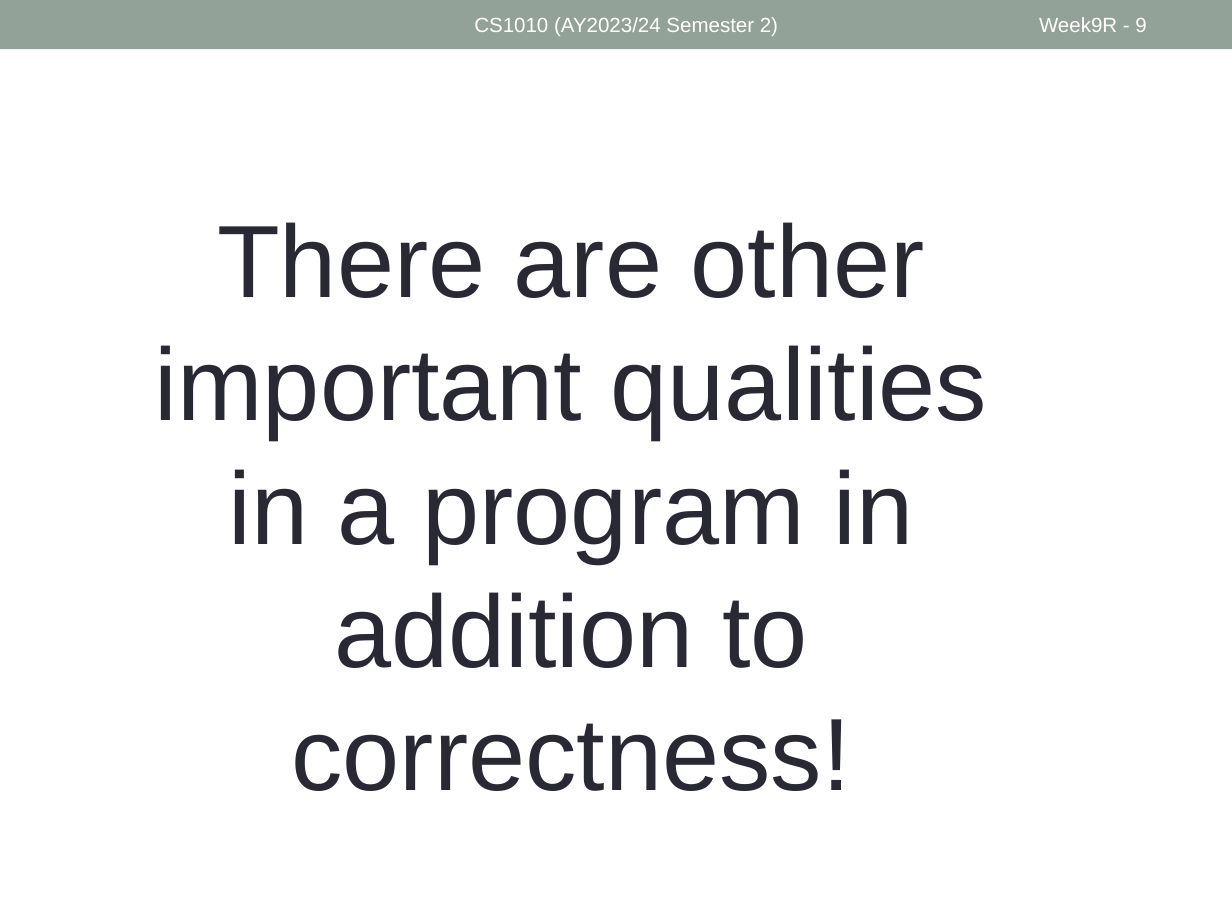
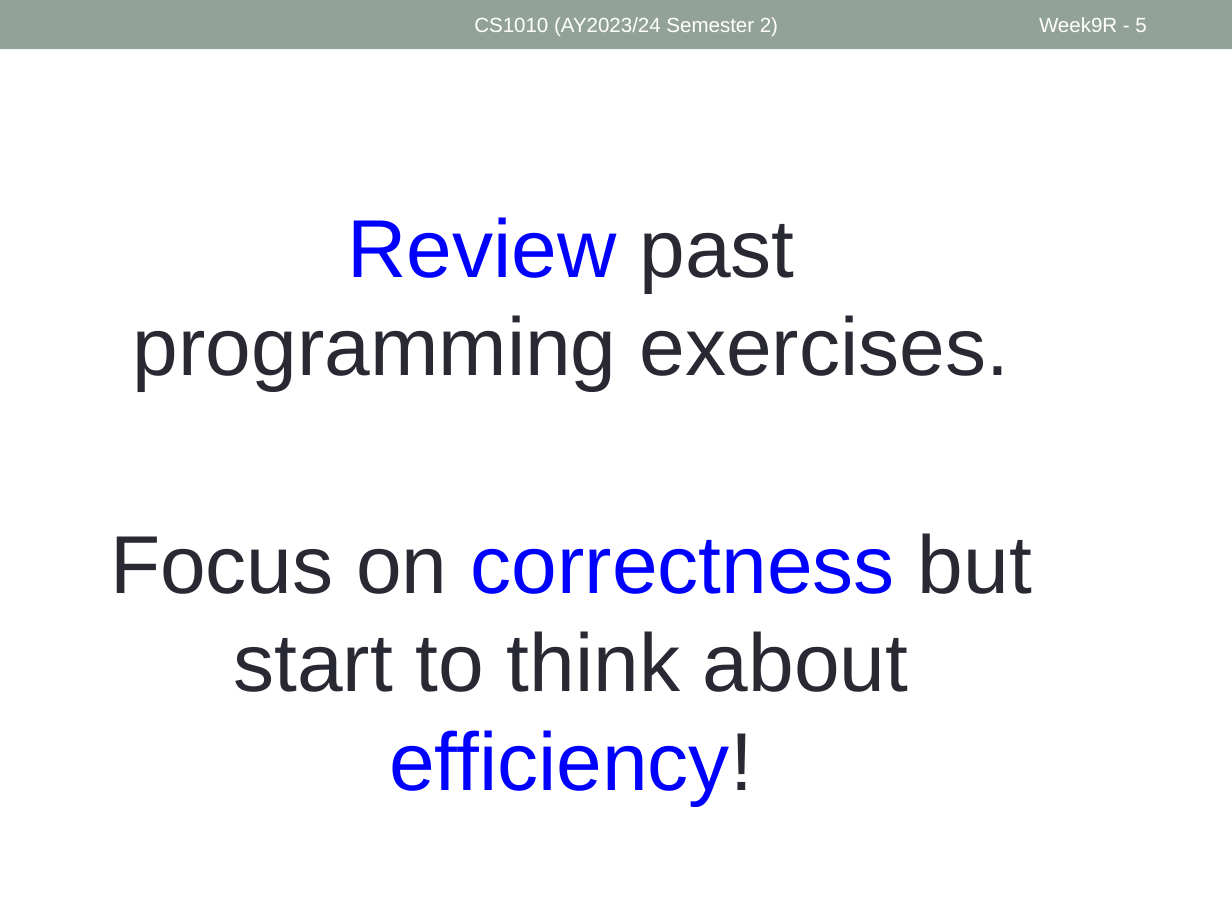
Before and after one commit to nus-cs1010-2425-s2/website, a slide deck: slide 5 of slides/Week9_Recap.pptx (slide 9 before the commit). Drawn at 1232x924 pixels with LibreOffice and Linux fonts; fonts in the diff are those of the drawing. Boxes give left, top, right and bottom in pixels: in the first picture for what was removed or moved away, otherwise in the second. Text is boxed around its words. In the diff, an @@ line names an element or a change of style, - is before the commit and + after.

```diff
--- a/slides/Week9_Recap.pptx
+++ b/slides/Week9_Recap.pptx
@@ page number at (1039, 17, 1146, 32): text changed @@
-Week9R - 9
+Week9R - 5
@@ text at (110, 217, 1032, 805): text changed; size 60 to 48 pt @@
-There are other important qualities in a program in addition to correctness!
+Review past programming exercises.
+Focus on correctness but start to think about efficiency!
```
Also in this commit, not shown: 1 other slide changed, 2 slides added, 6 slides removed, 4 other files.
